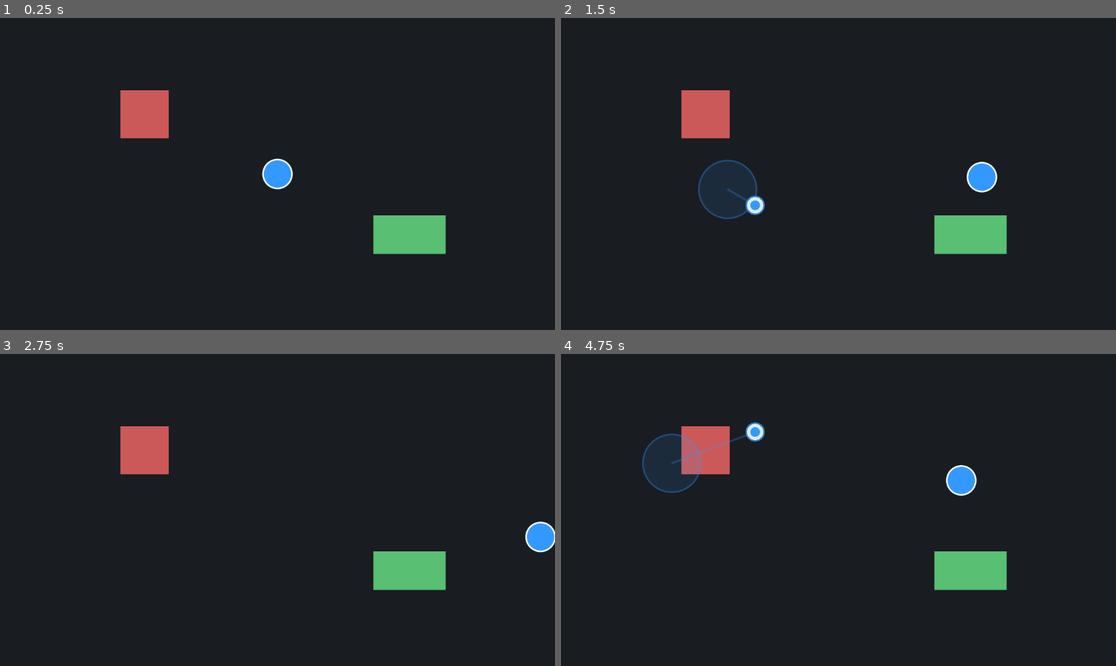
Above: before the commit, frames 1-4 (two rows, left to right).
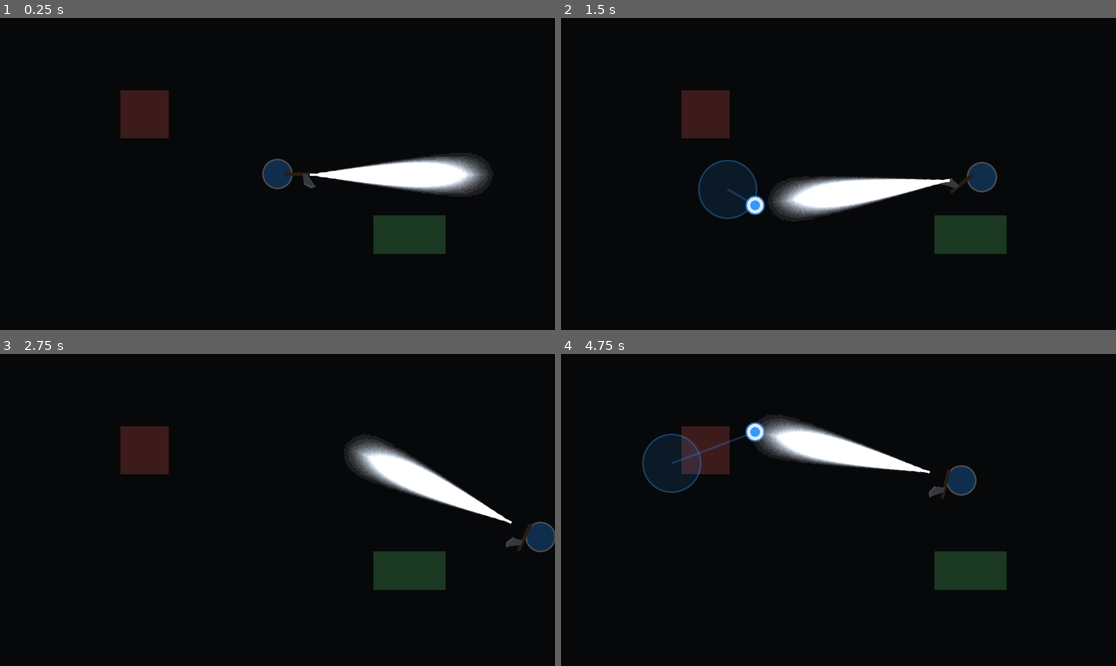
Above: after the commit, the same moments.

Repository: NaClemon/TopExtraction
Game: Godot game, scene res://main.tscn
Two runs of this game, one before a commit and one after it. Both use one fixed random seed, a clock stepped at 60 frames per second and the inputs below.
Inputs (mouse positions are in pixels of both pictures, inside the frame that each line leads up to):
- Up to frame 1 (0.25 s): no input
- Up to frame 2 (1.5 s): tap Enter at 0.5 s; move the mouse to (960, 158) at 0.52 s; hold Right (ui_right) 0.53-1.25 s; click (960, 158) at 0.67 s; drag from (727, 189) to (810, 236) at 1.27 s
- Up to frame 3 (2.75 s): move the mouse to (333, 441) at 2.02 s; hold Right (ui_right) from 2.03 s (still down); click (333, 441) at 2.17 s
- Up to frame 4 (4.75 s): release Right (ui_right) at 2.75 s; tap Space at 2.75 s; drag from (810, 572) to (672, 463) at 2.77 s; move the mouse to (1005, 556) at 3.52 s; hold Left (ui_left) 3.53-4.25 s; click (1005, 556) at 3.67 s; drag from (672, 463) to (755, 432) at 4.27 s

The runs differ from the first frame. In frame 1, 5.8% of the frame differs, in the area x 21-88%, y 23-76%; in frame 2, 5.8%; in frame 3, 5.8%, in the area x 21-100%, y 23-76%; in frame 4, 5.8%.

Commit message:
Add weapon system

Diff:
--- /dev/null
+++ b/Equipment/Weapon/axe.gd
@@ -0,0 +1,77 @@
+class_name Axe
+extends Weapon
+
+@export_group("Axe Settings")
+@export var swing_arc: float = 120.0 # Swing arc in degrees
+@export var swing_duration: float = 0.15 # Time to swing in seconds
+@export var return_duration: float = 0.15 # Time to return to default stance
+
+@onready var collision_shape: CollisionShape2D = $CollisionShape2D
+
+func _ready() -> void:
+	super() # Call parent Weapon._ready() to setup the audio player
+	# Ensure the collision shape is disabled at start
+	if collision_shape:
+		collision_shape.disabled = true
+	# Request drawing the vector graphics
+	queue_redraw()
+
+func _draw() -> void:
+	# Draw Handle (Wood): Extends upwards (-Y direction)
+	draw_line(Vector2(0, 15), Vector2(0, -45), Color(0.52, 0.37, 0.26), 6.0, true)
+
+	# Draw Blade (Steel): Placed at the top end of the handle (-45px) facing right (+X)
+	var blade_color = Color(0.7, 0.73, 0.78, 1.0)
+	var edge_color = Color(0.9, 0.93, 0.98, 1.0)
+
+	# Curve/shape of the axe head
+	var points = PackedVector2Array([
+		Vector2(0, -32),
+		Vector2(25, -48),
+		Vector2(28, -40),
+		Vector2(20, -25),
+		Vector2(0, -22)
+	])
+	draw_polygon(points, [blade_color])
+
+	# Draw a glowing/sharp steel edge line
+	draw_line(Vector2(25, -48), Vector2(28, -40), edge_color, 2.5, true)
+	draw_line(Vector2(28, -40), Vector2(20, -25), edge_color, 2.5, true)
+
+func _perform_attack() -> void:
+	is_attacking = true
+	can_attack = false
+
+	if collision_shape:
+		collision_shape.disabled = false
+
+	# Swing calculation (rotate from negative half-arc to positive half-arc)
+	var half_arc_rad = deg_to_rad(swing_arc / 2.0)
+	rotation = -half_arc_rad
+
+	var swing_tween = create_tween()
+
+	# Perform the main fast swing
+	swing_tween.tween_property(self, "rotation", half_arc_rad, swing_duration)\
+		.set_trans(Tween.TRANS_QUAD)\
+		.set_ease(Tween.EASE_OUT)
+
+	# Finish attack swing, disable collision shape
+	swing_tween.tween_callback(func():
+		if collision_shape:
+			collision_shape.disabled = true
+		is_attacking = false
+	)
+
+	# Return to standard center stance smoothly
+	swing_tween.tween_property(self, "rotation", 0.0, return_duration)\
+		.set_trans(Tween.TRANS_SINE)\
+		.set_ease(Tween.EASE_IN_OUT)
+
+	# Cool down timer to re-enable attacking
+	get_tree().create_timer(attack_cooldown).timeout.connect(func():
+		can_attack = true
+		attack_finished.emit()
+	)
+
+	attack_started.emit()
--- /dev/null
+++ b/Equipment/Weapon/axe.tscn
@@ -0,0 +1,19 @@
+[gd_scene load_steps=3 format=3 uid="uid://caxeweapon123"]
+
+[ext_resource type="Script" path="res://Equipment/Weapon/axe.gd" id="1_axe"]
+
+[sub_resource type="RectangleShape2D" id="RectangleShape2D_axe"]
+size = Vector2(28, 26)
+
+[node name="Axe" type="Area2D"]
+collision_layer = 4
+collision_mask = 2
+script = ExtResource("1_axe")
+weapon_name = "Axe"
+damage = 25.0
+attack_cooldown = 0.6
+
+[node name="CollisionShape2D" type="CollisionShape2D" parent="."]
+position = Vector2(14, -35)
+shape = SubResource("RectangleShape2D_axe")
+disabled = true
--- /dev/null
+++ b/Equipment/Weapon/weapon.gd
@@ -0,0 +1,119 @@
+class_name Weapon
+extends Area2D
+
+signal attack_started
+signal attack_finished
+
+@export_group("Weapon Info")
+@export var weapon_name: String = ""
+@export var damage: float = 10.0
+@export var attack_cooldown: float = 0.5
+
+@export_group("Audio")
+@export var attack_sound: AudioStream
+
+@export_group("Flashlight")
+@export var has_flashlight: bool = true
+@export var light_length: float = 400.0
+@export var light_width_degrees: float = 20.0
+@export var light_offset: float = 35.0 # Distance from weapon center to start of light beam
+@export var light_color: Color = Color(1.0, 0.95, 0.85, 1.0) # Warm white / realistic flashlight
+@export var light_energy: float = 200.0
+@export var enable_shadows: bool = true
+
+var is_attacking: bool = false
+var can_attack: bool = true
+
+var sound_player: AudioStreamPlayer2D
+var cone_light: PointLight2D
+
+func _ready() -> void:
+	# Automatically create and configure the audio player if a sound is assigned
+	if attack_sound:
+		sound_player = AudioStreamPlayer2D.new()
+		sound_player.name = "AttackSoundPlayer"
+		sound_player.stream = attack_sound
+		add_child(sound_player)
+
+	# Setup the Flashlight attached to the weapon
+	setup_flashlight()
+
+func setup_flashlight() -> void:
+	if not has_flashlight:
+		return
+
+	var parent = get_parent()
+	if not parent:
+		return
+
+	# Create PointLight2D node
+	cone_light = PointLight2D.new()
+	cone_light.name = "Flashlight"
+	cone_light.color = light_color
+	cone_light.energy = light_energy
+	cone_light.shadow_enabled = enable_shadows
+
+	# Generate procedural cone texture (256x256 resolution is ideal for smooth filtering and performance)
+	var tex = generate_cone_texture(256, light_width_degrees)
+	cone_light.texture = tex
+
+	# Scale it so that the light spans exactly `light_length` pixels
+	var scale_factor = light_length / 128.0
+	cone_light.scale = Vector2(scale_factor, scale_factor)
+
+	# Position the light relative to the WeaponPivot (which faces +X towards the mouse)
+	# The weapon is at Vector2(weapon_offset, 0). We offset the light along +X by light_offset.
+	cone_light.position = Vector2(position.x + light_offset, 0)
+	cone_light.rotation = 0.0
+
+	parent.add_child(cone_light)
+
+func _exit_tree() -> void:
+	if cone_light and is_instance_valid(cone_light):
+		cone_light.queue_free()
+
+func generate_cone_texture(resolution: int, angle_degrees: float) -> Texture2D:
+	var img = Image.create(resolution, resolution, false, Image.FORMAT_RGBA8)
+	var center = Vector2(resolution / 2.0, resolution / 2.0)
+	var radius_px = resolution / 2.0
+	var half_angle_rad = deg_to_rad(angle_degrees / 2.0)
+
+	for y in range(resolution):
+		for x in range(resolution):
+			var pos = Vector2(x, y)
+			var to_pixel = pos - center
+			var dist = to_pixel.length()
+
+			if dist <= radius_px and dist > 0.0:
+				var angle = to_pixel.angle() # angle ranges from -PI to PI
+				# Check if the angle is within our cone width (facing +X / Right direction)
+				if abs(angle) <= half_angle_rad:
+					var dist_factor = 1.0 - (dist / radius_px)
+					var angle_factor = 1.0 - (abs(angle) / half_angle_rad)
+
+					# Soft falloff styling
+					dist_factor = clamp(dist_factor, 0.0, 1.0)
+					angle_factor = clamp(angle_factor, 0.0, 1.0)
+
+					var intensity = pow(dist_factor, 1.8) * pow(angle_factor, 1.6)
+					img.set_pixel(x, y, Color(1.0, 1.0, 1.0, intensity))
+				else:
+					img.set_pixel(x, y, Color(0, 0, 0, 0))
+			else:
+				img.set_pixel(x, y, Color(0, 0, 0, 0))
+
+	return ImageTexture.create_from_image(img)
+
+func attack() -> void:
+	if not can_attack or is_attacking:
+		return
+
+	# Play attack sound if valid
+	if sound_player and is_instance_valid(sound_player):
+		sound_player.play()
+
+	_perform_attack()
+
+# To be overridden by specific weapon scripts (like Axe)
+func _perform_attack() -> void:
+	pass
--- /dev/null
+++ b/Equipment/equipment_item.gd
@@ -0,0 +1,9 @@
+class_name EquipmentItem
+extends Resource
+
+enum SlotType { WEAPON, ARMOR, HELMET, UTILITY }
+
+@export var item_name: String = ""
+@export_multiline var description: String = ""
+@export var icon: Texture2D
+@export var slot_type: SlotType = SlotType.WEAPON
--- a/main.tscn
+++ b/main.tscn
@@ -1,9 +1,6 @@
-[gd_scene load_steps=5 format=3]
+[gd_scene format=3 uid="uid://d1pxo5gmps2y7"]
 
-[ext_resource type="Script" path="res://player.gd" id="1"]
-
-[sub_resource type="CircleShape2D" id="2"]
-radius = 30.0
+[ext_resource type="Script" uid="uid://7gixx4xc244l" path="res://player.gd" id="1"]
 
 [sub_resource type="RectangleShape2D" id="3"]
 size = Vector2(100, 100)
@@ -11,42 +8,45 @@
 [sub_resource type="RectangleShape2D" id="4"]
 size = Vector2(150, 80)
 
-[node name="Main" type="Node2D"]
+[sub_resource type="CircleShape2D" id="2"]
+radius = 30.0
 
-[node name="Background" type="ColorRect" parent="."]
+[node name="Main" type="Node2D" unique_id=841148203]
+
+[node name="Background" type="ColorRect" parent="." unique_id=936545632]
 offset_right = 1152.0
 offset_bottom = 648.0
 color = Color(0.1, 0.11, 0.13, 1)
 
-[node name="Obstacle1" type="StaticBody2D" parent="."]
+[node name="Obstacle1" type="StaticBody2D" parent="." unique_id=1953875579]
 position = Vector2(300, 200)
 
-[node name="CollisionShape2D" type="CollisionShape2D" parent="Obstacle1"]
+[node name="CollisionShape2D" type="CollisionShape2D" parent="Obstacle1" unique_id=1325928907]
 shape = SubResource("3")
 
-[node name="ColorRect" type="ColorRect" parent="Obstacle1"]
+[node name="ColorRect" type="ColorRect" parent="Obstacle1" unique_id=1142770550]
 offset_left = -50.0
 offset_top = -50.0
 offset_right = 50.0
 offset_bottom = 50.0
 color = Color(0.8, 0.35, 0.35, 1)
 
-[node name="Obstacle2" type="StaticBody2D" parent="."]
+[node name="Obstacle2" type="StaticBody2D" parent="." unique_id=1526851999]
 position = Vector2(850, 450)
 
-[node name="CollisionShape2D" type="CollisionShape2D" parent="Obstacle2"]
+[node name="CollisionShape2D" type="CollisionShape2D" parent="Obstacle2" unique_id=1506764590]
 shape = SubResource("4")
 
-[node name="ColorRect" type="ColorRect" parent="Obstacle2"]
+[node name="ColorRect" type="ColorRect" parent="Obstacle2" unique_id=963145639]
 offset_left = -75.0
 offset_top = -40.0
 offset_right = 75.0
 offset_bottom = 40.0
 color = Color(0.35, 0.75, 0.45, 1)
 
-[node name="Player" type="CharacterBody2D" parent="."]
+[node name="Player" type="CharacterBody2D" parent="." unique_id=395842675]
 position = Vector2(576, 324)
 script = ExtResource("1")
 
-[node name="CollisionShape2D" type="CollisionShape2D" parent="Player"]
+[node name="CollisionShape2D" type="CollisionShape2D" parent="Player" unique_id=455546655]
 shape = SubResource("2")
--- a/player.gd
+++ b/player.gd
@@ -1,8 +1,19 @@
 extends CharacterBody2D
+
 
 @export var speed: float = 400.0
 @export var radius: float = 30.0
 @export var color: Color = Color(0.2, 0.6, 1.0) # Sleek blue
+
+# Ambient darkness parameters
+@export_group("Darkness")
+@export var enable_darkness: bool = true
+@export var darkness_color: Color = Color(0.3, 0.3, 0.3, 1.0)
+
+# Equipment parameters
+@export_group("Equipment")
+@export var start_weapon_scene: PackedScene = preload("res://Equipment/Weapon/axe.tscn")
+@export var weapon_offset: float = 30.0 # Distance from player center to hold the weapon
 
 # Touch movement parameters
 @export var drag_threshold: float = 10.0 # Minimum drag distance to trigger movement (pixels)
@@ -13,6 +24,9 @@
 var is_touching := false
 var touch_vector := Vector2.ZERO
 var touch_indicator: Control
+
+var weapon_pivot: Node2D
+var equipped_weapon: Weapon
 
 func _ready() -> void:
 	# Queue redraw to draw the circle
@@ -34,6 +48,24 @@
 	touch_indicator.mouse_filter = Control.MOUSE_FILTER_IGNORE
 	touch_indicator.draw.connect(_draw_touch_indicator)
 	canvas_layer.add_child(touch_indicator)
+
+	# Setup the Weapon Pivot and Default Weapon
+	setup_weapon_system()
+
+	# Setup ambient darkness filter
+	setup_darkness()
+
+func setup_darkness() -> void:
+	# Setup darkness filter (CanvasModulate) in the scene
+	if enable_darkness:
+		var parent = get_parent()
+		if parent:
+			var existing_modulate = parent.find_child("CanvasModulate", true, false)
+			if not existing_modulate:
+				var modulate = CanvasModulate.new()
+				modulate.name = "CanvasModulate"
+				modulate.color = darkness_color
+				parent.add_child.call_deferred(modulate)
 
 func _draw() -> void:
 	# Draw a smooth anti-aliased circle
@@ -86,6 +118,12 @@
 		if touch_indicator:
 			touch_indicator.queue_redraw()
 
+	# Mouse Left-Click to attack with equipped weapon
+	if event is InputEventMouseButton:
+		if event.button_index == MOUSE_BUTTON_LEFT and event.pressed:
+			if equipped_weapon and is_instance_valid(equipped_weapon):
+				equipped_weapon.attack()
+
 func _physics_process(_delta: float) -> void:
 	var input_vector := Vector2.ZERO
 
@@ -118,3 +156,26 @@
 	if viewport_rect:
 		position.x = clamp(position.x, radius, viewport_rect.size.x - radius)
 		position.y = clamp(position.y, radius, viewport_rect.size.y - radius)
+
+
+
+	# Rotate weapon pivot towards the mouse cursor
+	if weapon_pivot and is_instance_valid(weapon_pivot):
+		var mouse_pos = get_global_mouse_position()
+		var dir = mouse_pos - global_position
+		if dir.length() > 0:
+			weapon_pivot.rotation = dir.angle()
+
+func setup_weapon_system() -> void:
+	weapon_pivot = Node2D.new()
+	weapon_pivot.name = "WeaponPivot"
+	add_child(weapon_pivot)
+
+	if start_weapon_scene:
+		var weapon_instance = start_weapon_scene.instantiate()
+		if weapon_instance is Weapon:
+			equipped_weapon = weapon_instance
+			equipped_weapon.position = Vector2(weapon_offset, 0)
+			# The axe drawing faces -Y (up). To align it to face +X (right), rotate by PI/2.
+			equipped_weapon.rotation = PI / 2.0
+			weapon_pivot.add_child(equipped_weapon)
Not shown, added: Equipment/Weapon/axe.gd.uid
Not shown, added: Equipment/Weapon/weapon.gd.uid
Not shown, added: Equipment/equipment_item.gd.uid
